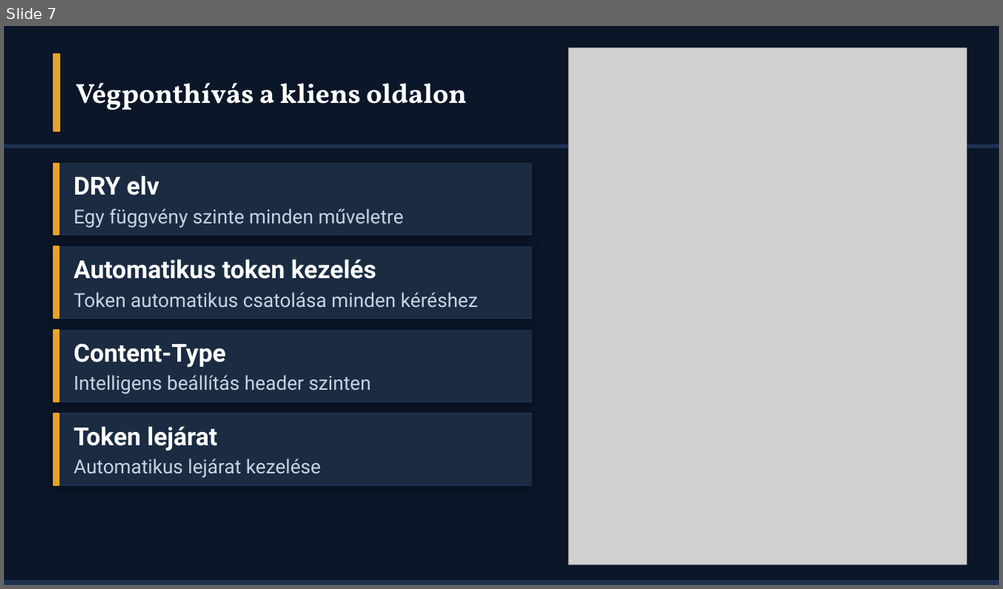
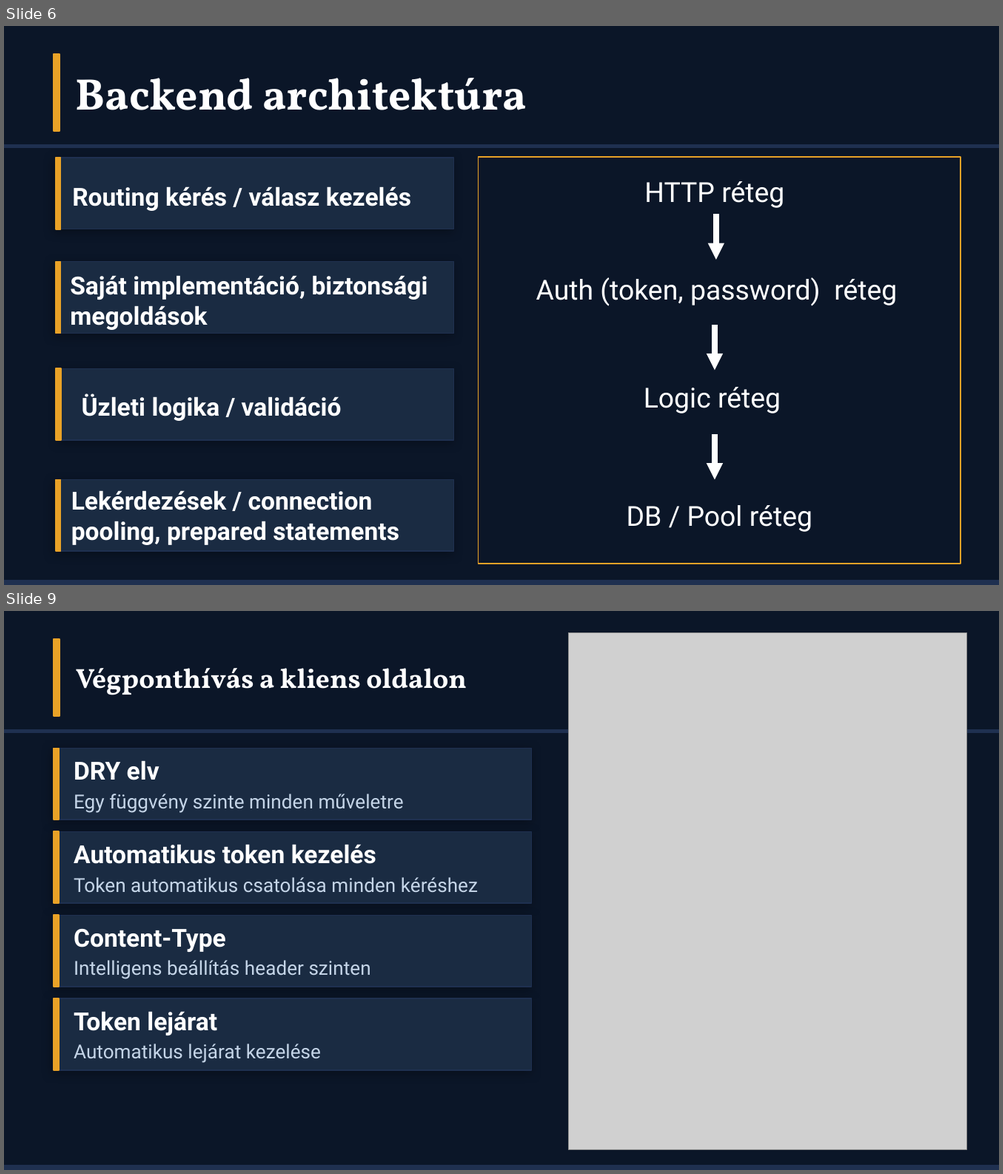
Before and after one commit to hihi-dotcom/CrossCountryBuilds_Webshop, a slide deck: doc/CrossCountryWebshop_Premium (1).pptx. Shown one above the other, each under a label of ours: slide 7 before the commit, slides 6 and 9 after it; the slides between them are not shown. The pictures are 1003x589 and 1003x1174 pixels, drawn with LibreOffice and Linux fonts; fonts in the diff are those of the drawing; grey boxes stand for pictures. Boxes give left, top, right and bottom in pixels: in the first picture for what was removed or moved away, otherwise in the second. Text is boxed around its words. In the diff, an @@ line names an element or a change of style, - is before the commit and + after.

```diff
--- a/doc/CrossCountryWebshop_Premium (1).pptx
+++ b/doc/CrossCountryWebshop_Premium (1).pptx
@@ slide 6 added at (4, 26, 999, 585), background #0B1628 @@
@@ rectangle added at (54, 54, 60, 131), fill #E9A227, outline #E9A227 1 pt @@
@@ text added at (76, 78, 526, 110), 32 pt, text #FFFFFF, bold @@
+Backend architektúra
@@ rectangle added at (4, 145, 999, 147), fill #1F3050, outline #1F3050 1 pt @@
@@ rectangle added at (56, 157, 453, 229), fill #1A2B42, outline #1F3050 0.75 pt @@
@@ rectangle added at (56, 157, 61, 229), fill #E9A227, outline #E9A227 1 pt @@
@@ rectangle added at (478, 157, 961, 564), outline #E9A227 1 pt @@
@@ text added at (72, 187, 411, 211), 18 pt, text #FFFFFF, bold @@
+Routing kérés / válasz kezelés
@@ text added at (644, 181, 784, 208), 20 pt, text #FFFFFF @@
+HTTP réteg
@@ arrow added from (716, 214) to (716, 260), #FFFFFF 4 pt @@
@@ rectangle added at (56, 262, 453, 333), fill #1A2B42, outline #1F3050 0.75 pt @@
@@ rectangle added at (56, 262, 61, 333), fill #E9A227, outline #E9A227 1 pt @@
@@ text added at (70, 275, 428, 330), 18 pt, text #FFFFFF, bold @@
+Saját implementáció, biztonsági megoldások
@@ text added at (536, 278, 896, 306), 20 pt, text #FFFFFF @@
+Auth (token, password) réteg
@@ arrow added from (714, 324) to (714, 370), #FFFFFF 4 pt @@
@@ rectangle added at (56, 369, 61, 440), fill #E9A227, outline #E9A227 1 pt @@
@@ rectangle added at (61, 369, 453, 440), fill #1A2B42, outline #1F3050 0.75 pt @@
@@ text added at (82, 394, 341, 421), 18 pt, text #FFFFFF, bold @@
+Üzleti logika / validáció
@@ text added at (643, 387, 780, 414), 20 pt, text #FFFFFF @@
+Logic réteg
@@ arrow added from (714, 434) to (714, 480), #FFFFFF 4 pt @@
@@ rectangle added at (56, 480, 453, 551), fill #1A2B42, outline #1F3050 0.75 pt @@
@@ rectangle added at (56, 480, 61, 551), fill #E9A227, outline #E9A227 1 pt @@
@@ text added at (71, 491, 399, 545), 18 pt, text #FFFFFF, bold @@
+Lekérdezések / connection pooling, prepared statements
@@ text added at (626, 506, 812, 532), 20 pt, text #FFFFFF @@
+DB / Pool réteg
@@ rectangle added at (4, 581, 999, 585), fill #1F3050, outline #1F3050 1 pt @@
@@ what was slide 7 is now slide 9 @@
```
Also in this commit, not shown: 2 slides changed, 1 other slide added.
